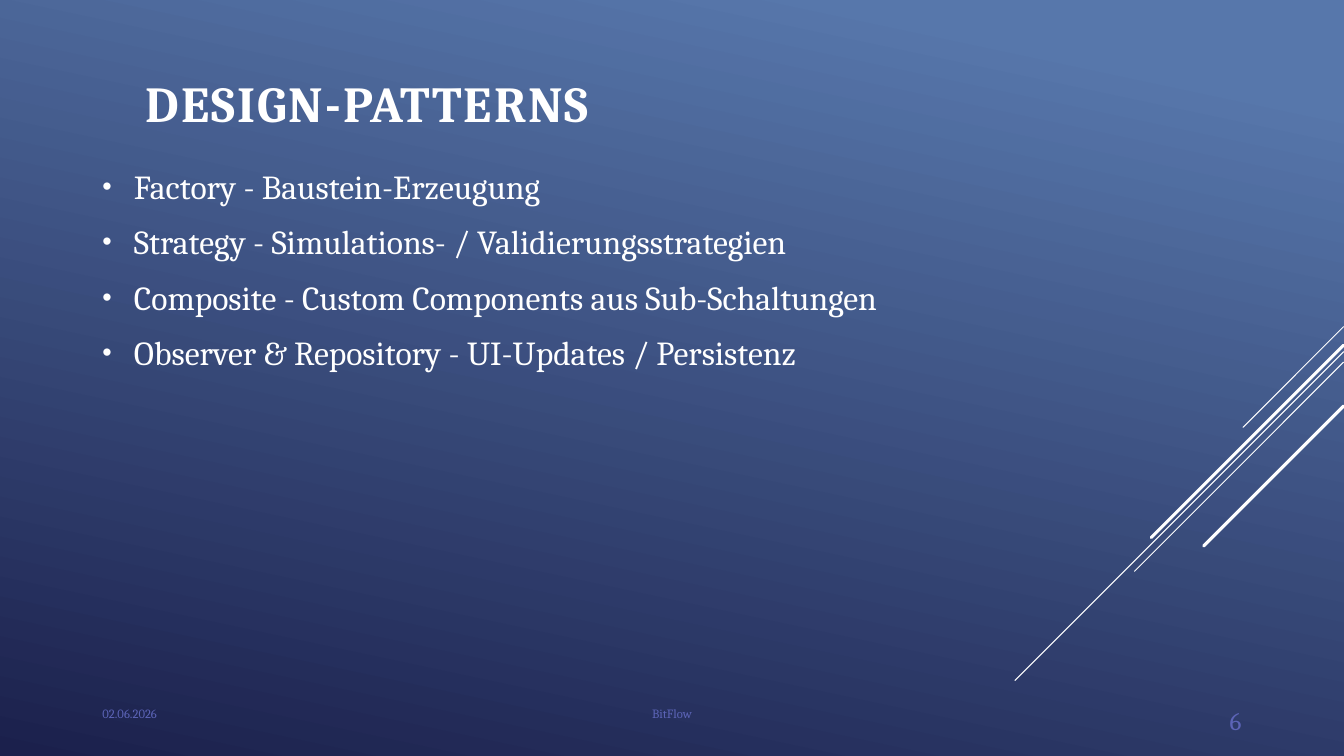
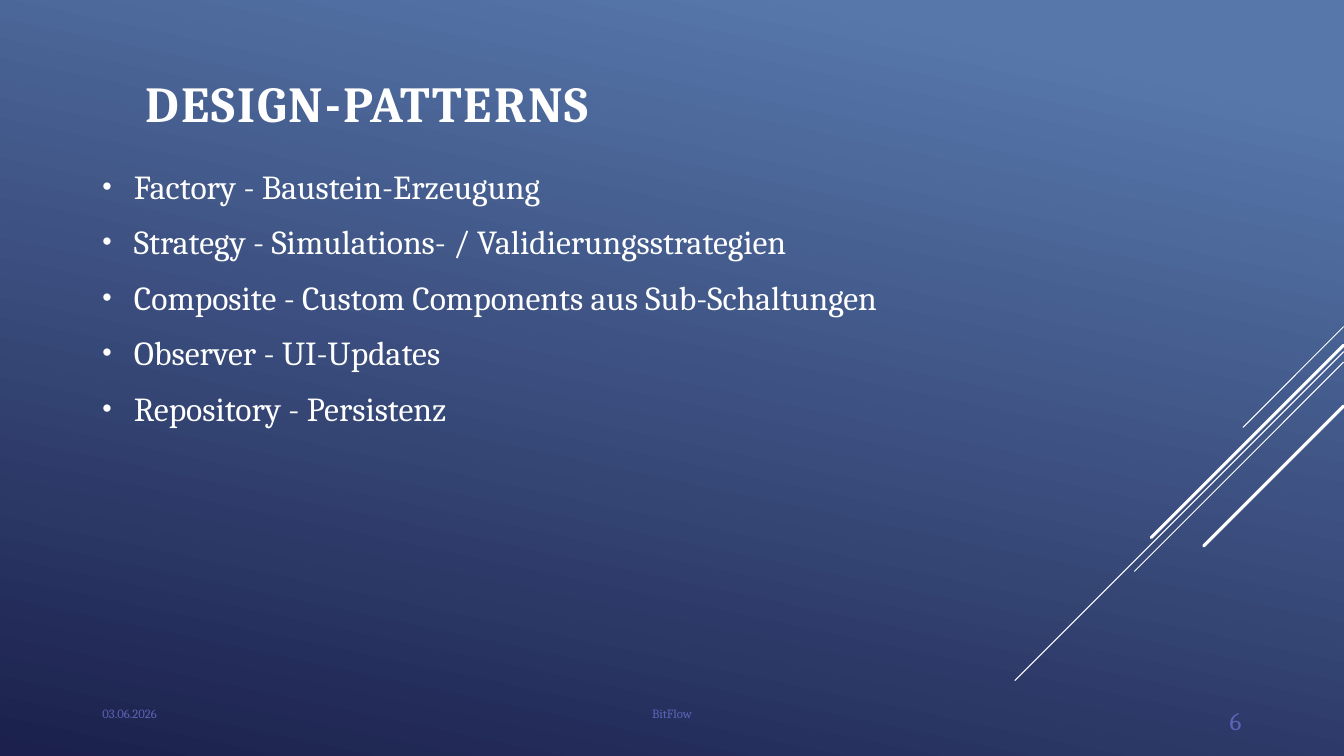
Before and after one commit to BitFlow-DHBW/BitFlow, a slide deck: slide 6 of docs/BitFlow - Abschlusspräsentation.pptx. Drawn at 1344x756 pixels with LibreOffice and Linux fonts; fonts in the diff are those of the drawing; background and template pictures are left out. Boxes give left, top, right and bottom in pixels: in the first picture for what was removed or moved away, otherwise in the second. Text is boxed around its words. In the diff, an @@ line names an element or a change of style, - is before the commit and + after.

```diff
--- a/docs/BitFlow - Abschlusspräsentation.pptx
+++ b/docs/BitFlow - Abschlusspräsentation.pptx
@@ text at <box>134,341,447,429</box>: text changed @@
-• Observer & Repository - UI-Updates / Persistenz
+• Observer - UI-Updates
+• Repository - Persistenz
@@ text at <box>102,709,156,718</box>: text changed @@
-02.06.2026
+03.06.2026
```
Also in this commit, not shown: 24 other slides changed, 2 other files.
